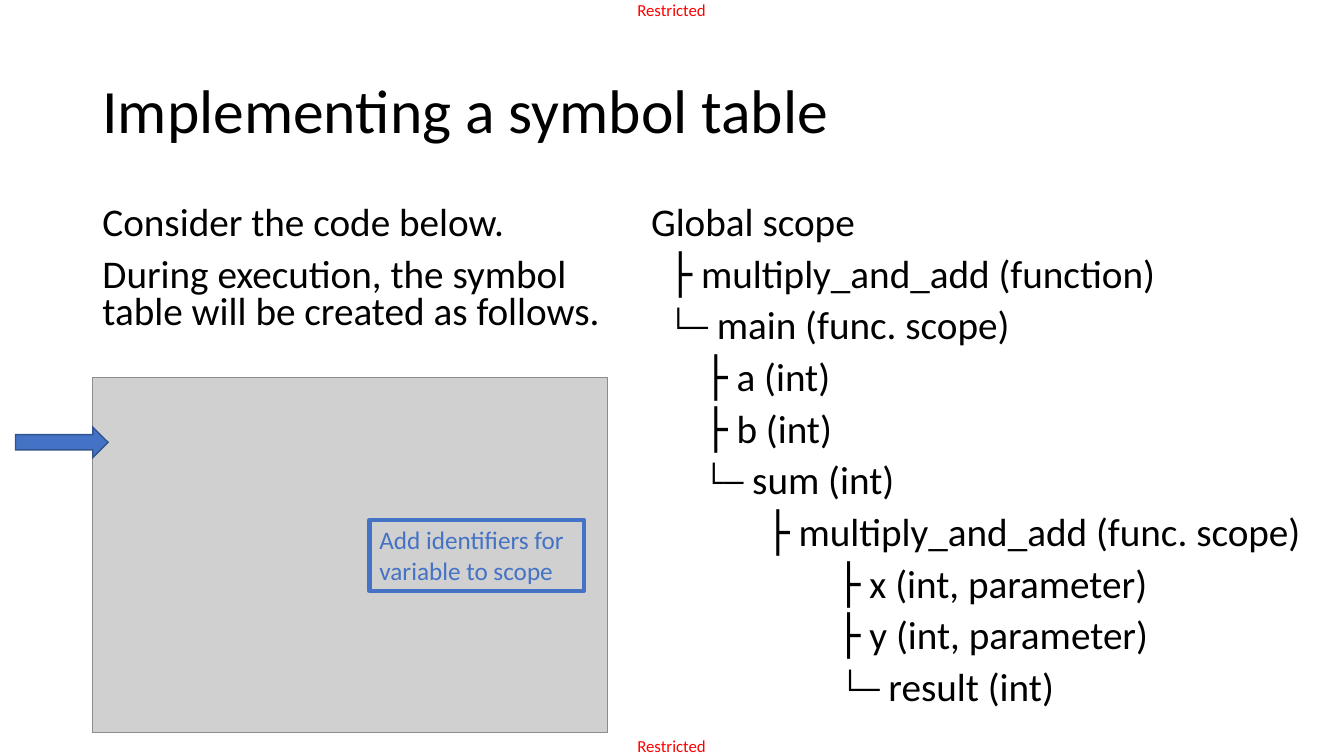
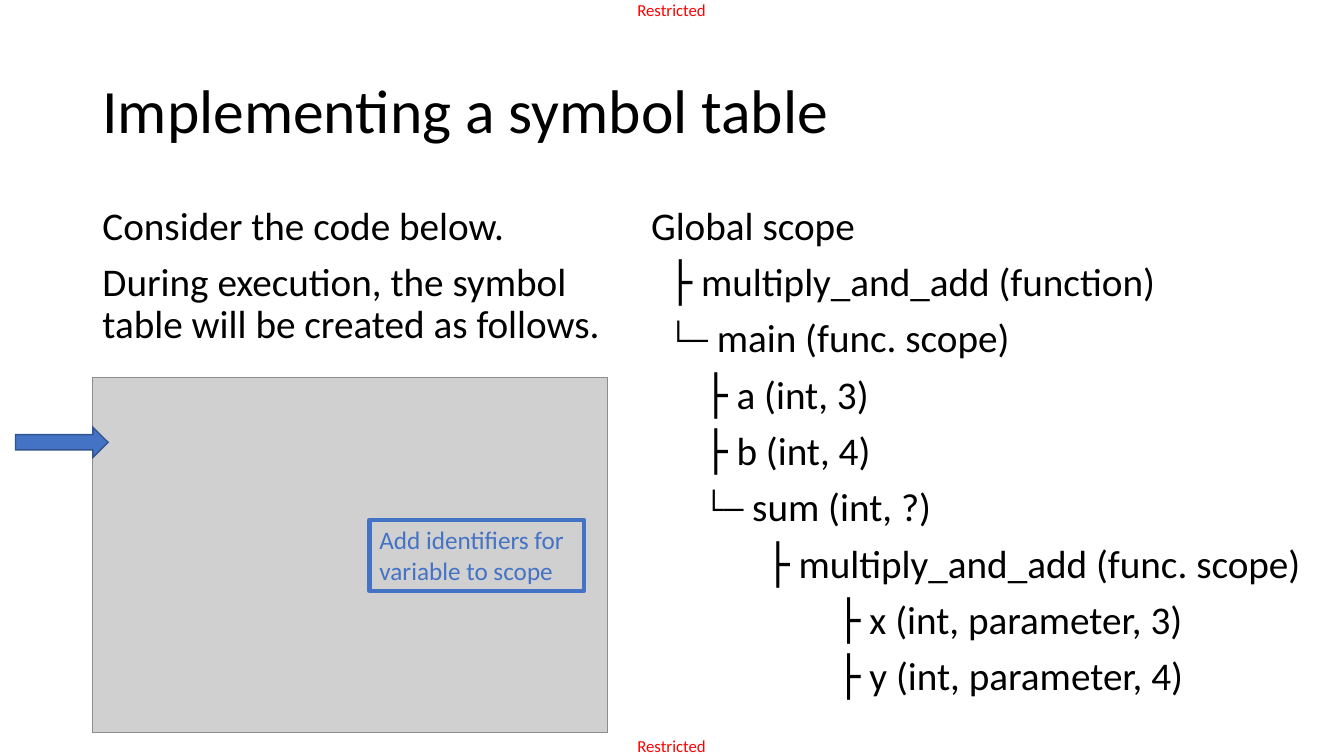
Before and after one commit to matthieudemari/SUTD_PLC_50_051, a slide deck: slide 29 of W12/W12S1/W12S1.pptx. Drawn at 1344x756 pixels with LibreOffice and Linux fonts; fonts in the diff are those of the drawing; grey boxes stand for pictures. Boxes give left, top, right and bottom in pixels: in the first picture for what was removed or moved away, otherwise in the second. Text is boxed around its words. In the diff, an @@ line names an element or a change of style, - is before the commit and + after.

```diff
--- a/W12/W12S1/W12S1.pptx
+++ b/W12/W12S1/W12S1.pptx
@@ text "Consider the code below." at box(102, 212, 600, 339): line spacing 0.8 to 0.9 @@
@@ text at box(651, 212, 1300, 585): line spacing 0.8 to 0.9 @@
@@ text at box(737, 380, 892, 526): text changed @@
-├ a (int)
-├ b (int)
-└─ sum (int)
+├ a (int, 3)
+├ b (int, 4)
+└─ sum (int, ?)
@@ text at box(869, 605, 1183, 697): text changed @@
-├ x (int, parameter)
-├ y (int, parameter)
-└─ result (int)
+├ x (int, parameter, 3)
+├ y (int, parameter, 4)
```
Also in this commit, not shown: 8 other slides changed, 3 other files.
